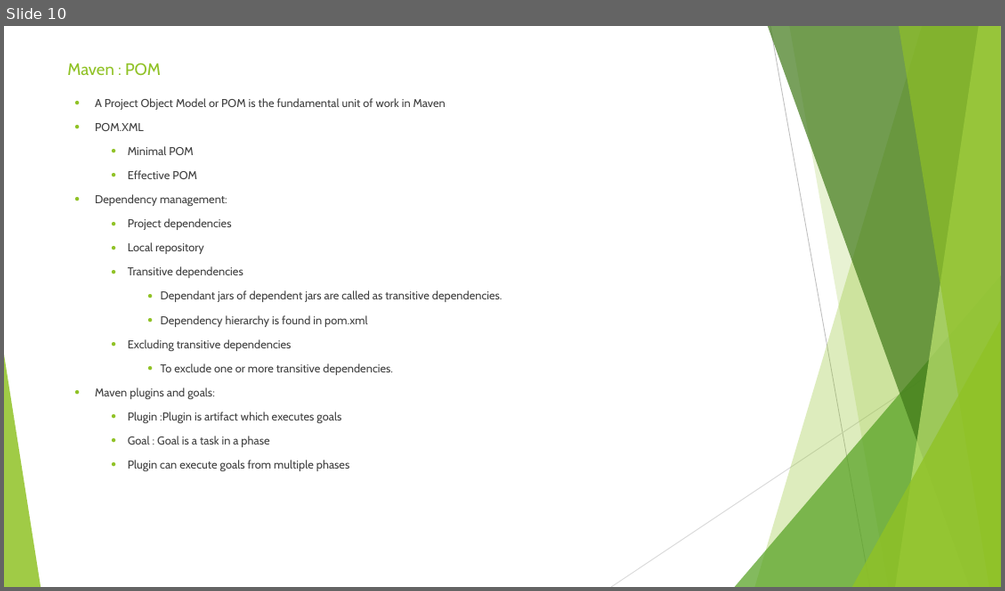
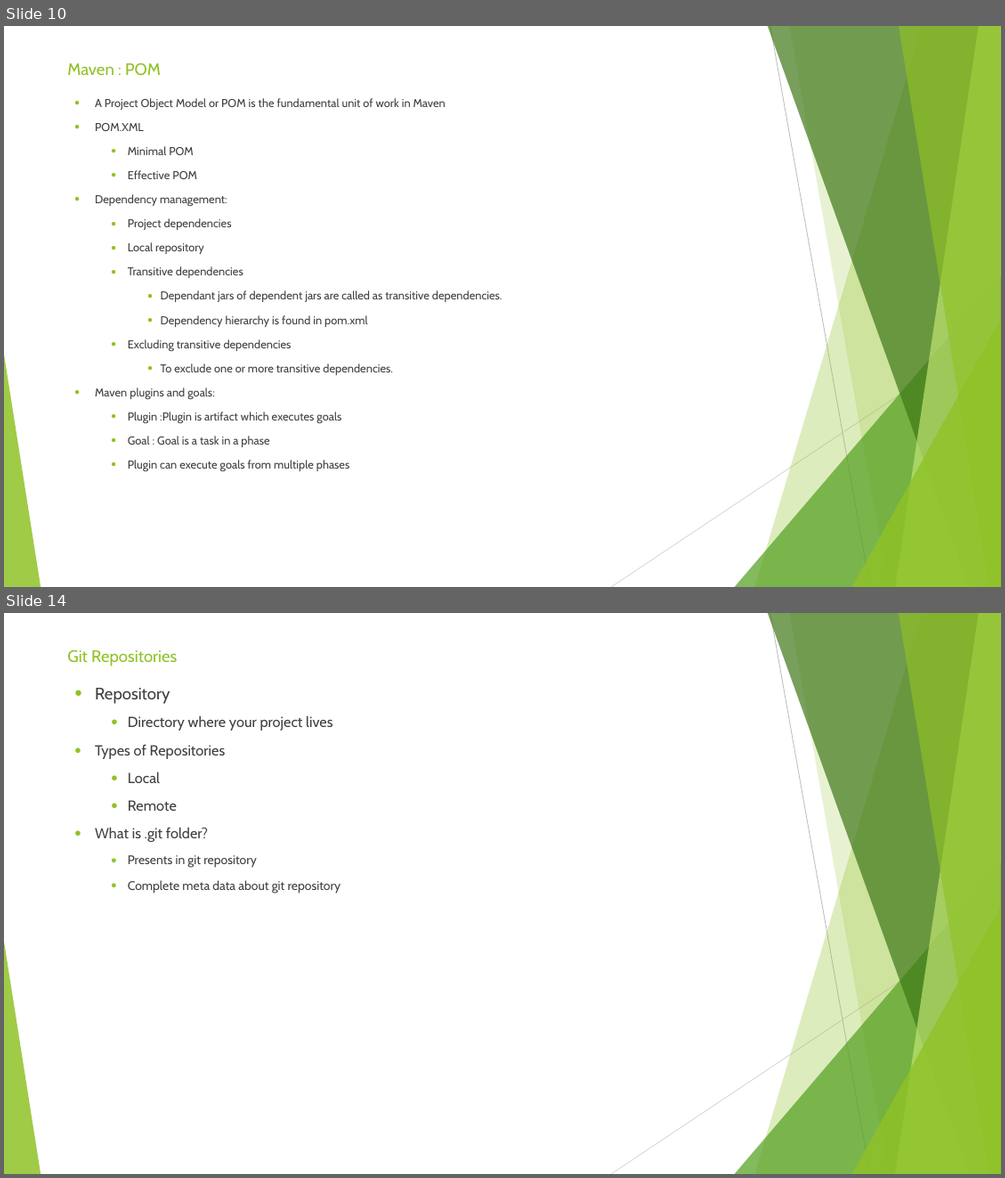
Before and after one commit to sidissir/mk-automation-framework-training, a slide deck: MavenPPT.pptx. Shown one above the other, each under a label of ours: slide 10 before the commit, slides 10 and 14 after it; the slides between them are not shown. The pictures are 1005x591 and 1005x1178 pixels, drawn with LibreOffice and Linux fonts; fonts in the diff are those of the drawing. Boxes give left, top, right and bottom in pixels: in the first picture for what was removed or moved away, otherwise in the second. Text is boxed around its words. In the diff, an @@ line names an element or a change of style, - is before the commit and + after.

```diff
--- a/MavenPPT.pptx
+++ b/MavenPPT.pptx
@@ slide 14 added at (x1=4, y1=613, x2=1001, y2=1174), background #FFFFFF; not listed: 10 template elements that a slide beside it also shows @@
@@ title added at (x1=67, y1=649, x2=177, y2=666), 16 pt, text #90C226 @@
+Git Repositories
@@ text added at (x1=95, y1=688, x2=341, y2=893), 14 pt, text #3F3F3F @@
+● Repository
+  ● Directory where your project lives
+● Types of Repositories
+  ● Local
+  ● Remote
+● What is .git folder?
+  ● Presents in git repository
+  ● Complete meta data about git repository
```
Also in this commit, not shown: 11 other slides added, 1 other file.
